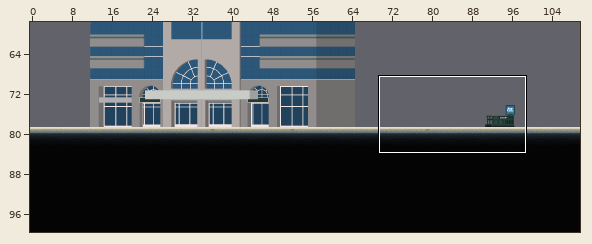
Tiled map, stored at Aftamath/assets/maps/BusinessDistrict.tmx. Above, an overview of the earlier version with the close-up marked.
Close-up. Before the edit:
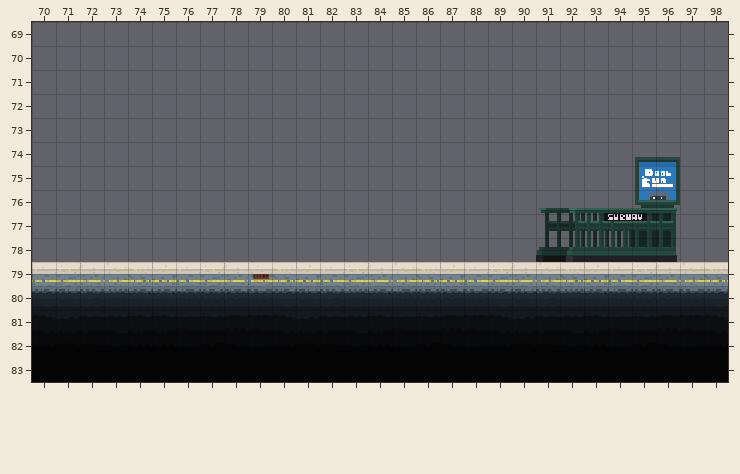
Cells are 16x16 px. Shown: x 70..98, y 69..83. The commit also changed other parts of the map, which this record leaves out.
The same view after the edit:
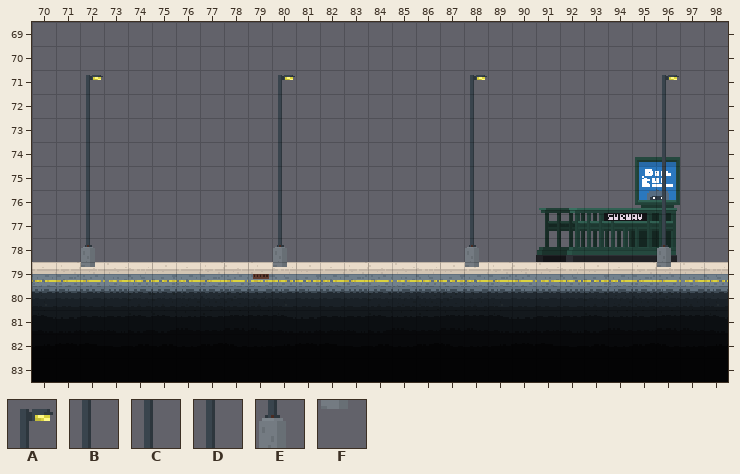
Key: from "Tiledtest": A 10, B 82, C 154, D 226, E 370, F 442.
_ is an empty cell.
Edits made:
Layer "fg":
y 71: x 72 _ -> A; x 80 _ -> A; x 88 _ -> A; x 96 _ -> A
y 72: x 72 _ -> B; x 80 _ -> B; x 88 _ -> B; x 96 _ -> B
y 73: x 72 _ -> C; x 80 _ -> C; x 88 _ -> C; x 96 _ -> C
y 74..77: x 72 _ -> D; x 80 _ -> D; x 88 _ -> D; x 96 _ -> D
y 78: x 72 _ -> E; x 80 _ -> E; x 88 _ -> E; x 96 _ -> E
y 79: x 72 _ -> F; x 80 _ -> F; x 88 _ -> F; x 96 _ -> F
Changed places in both close-ups, as pixel boxes (x1, y1, x2, y2):
added: (81, 75, 103, 267)
added: (273, 75, 295, 267)
added: (465, 75, 487, 267)
added: (657, 75, 679, 267)
